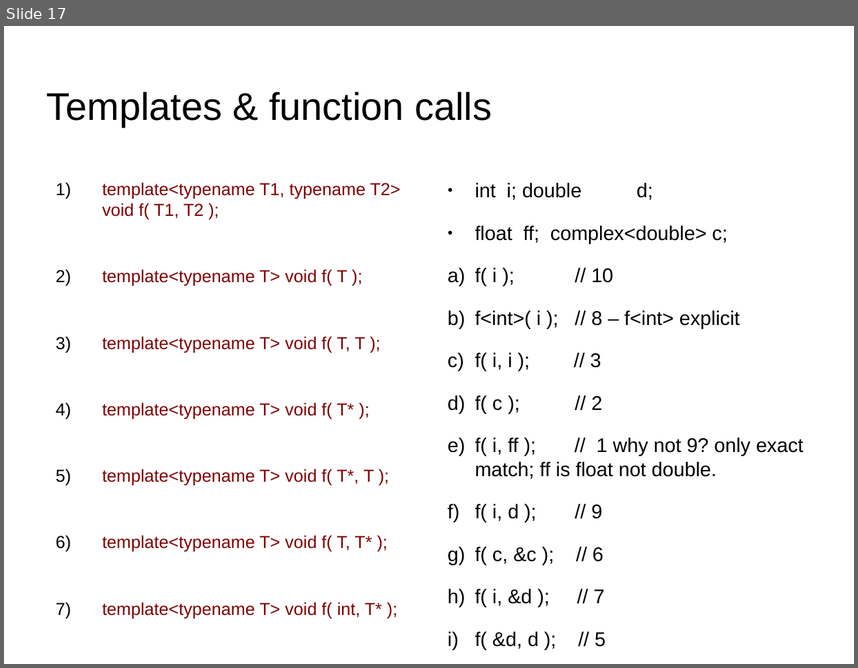
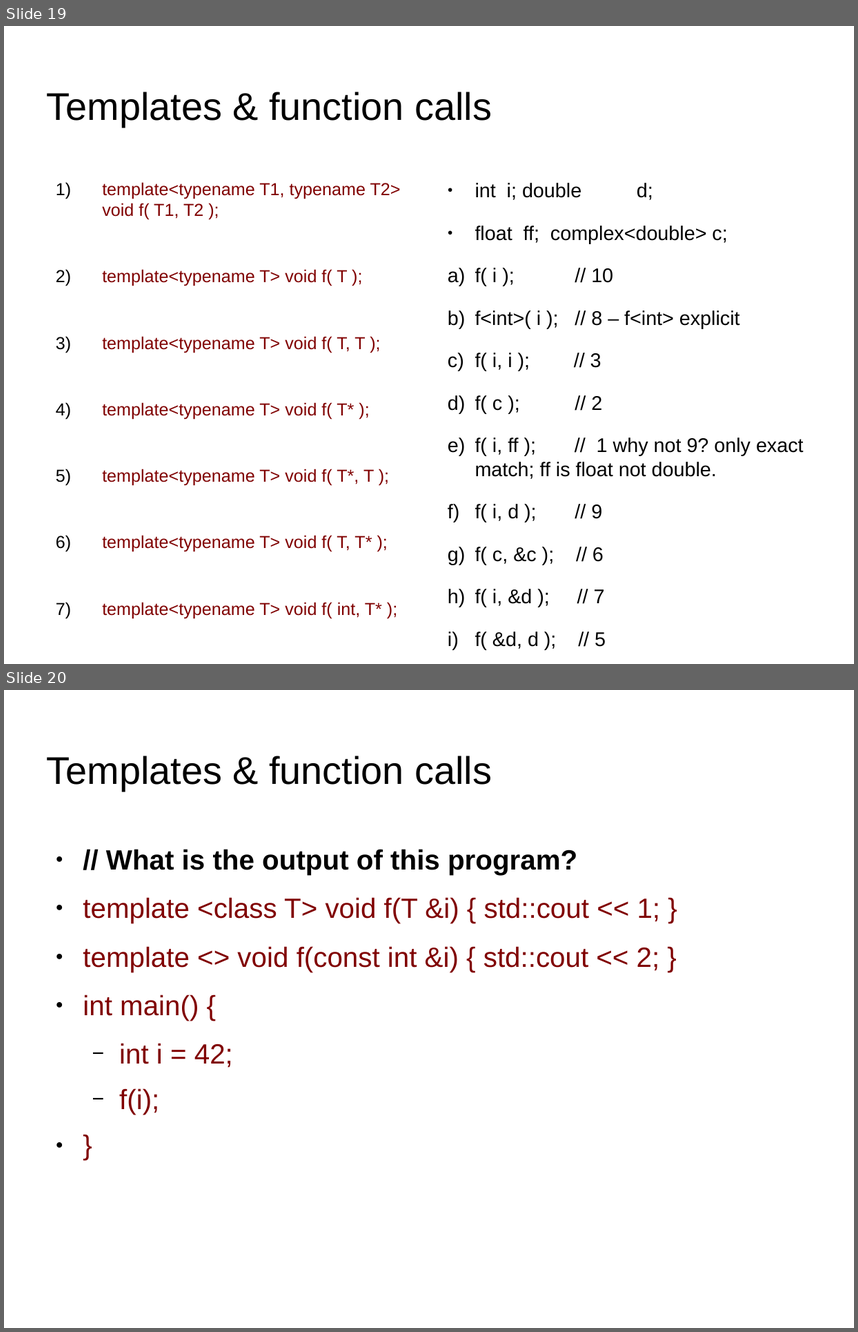
Before and after one commit to kks32/cpp-software-development, a slide deck: Ex22_C++_Quiz/Ex22_C++_Quiz.odp. Shown one above the other, each under a label of ours: slide 17 before the commit, slides 19 and 20 after it. The pictures are 858x668 and 858x1332 pixels, drawn with LibreOffice and Linux fonts; fonts in the diff are those of the drawing; background and template pictures are left out. Boxes give left, top, right and bottom in pixels: in the first picture for what was removed or moved away, otherwise in the second. Text is boxed around its words. In the diff, an @@ line names an element or a change of style, - is before the commit and + after.

```diff
--- a/Ex22_C++_Quiz/Ex22_C++_Quiz.odp
+++ b/Ex22_C++_Quiz/Ex22_C++_Quiz.odp
@@ slide 20 added at <box>4,690,854,1328</box>, background picture (left out) @@
@@ title added at <box>47,756,492,791</box>, 36 pt, text #000000 @@
+Templates & function calls
@@ text added at <box>83,849,661,1114</box>, 26 pt, text #800000 @@
+● // What is the output of this program?
+● template <class T> void f(T &i) { std::cout << 1; }
+● template <> void f(const int &i) { std::cout << 2; }
+● int main() {
+  − int i = 42;
+  − f(i);
+● }
@@ what was slide 17 is now slide 19 @@
```
Also in this commit, not shown: 1 slide changed, 7 other slides added, 3 other files.
